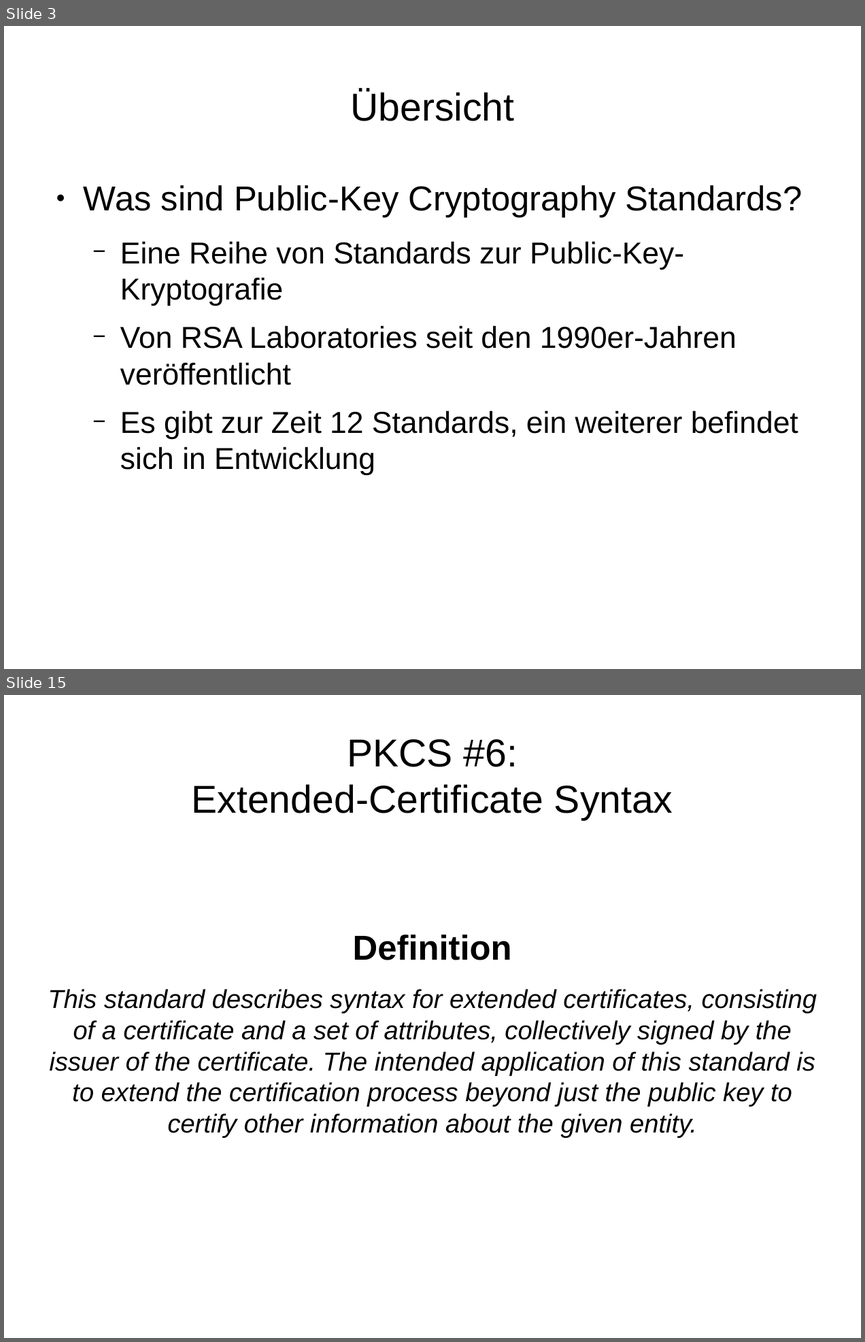
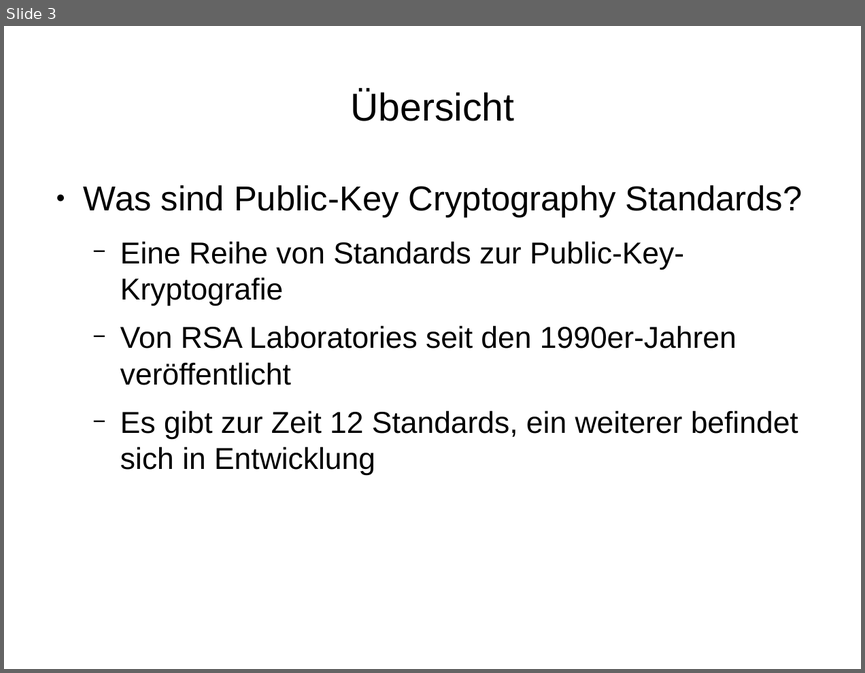
Before and after one commit to FFHS-Inf-2010-students/sa-krypt, a slide deck: pres/praesentation_0.2.odp. Shown one above the other, each under a label of ours: slides 3 and 15 before the commit, slide 3 after it; the slides between them are not shown. The pictures are 865x1342 and 865x673 pixels, drawn with LibreOffice and Linux fonts; fonts in the diff are those of the drawing. Boxes give left, top, right and bottom in pixels: in the first picture for what was removed or moved away, otherwise in the second. Text is boxed around its words. In the diff, an @@ line names an element or a change of style, - is before the commit and + after.

Commit message:
PKCS 6, 10 und 11 gekürzt
Habe meine Themen (6, 10, 11) auf je 4 Slides pro Thema gekürzt.

```diff
--- a/pres/praesentation_0.2.odp
+++ b/pres/praesentation_0.2.odp
@@ slide 15 removed at (4, 695, 861, 1338), background #FFFFFF @@
@@ title removed at (192, 739, 673, 820) @@
-PKCS #6:
-Extended-Certificate Syntax
@@ subtitle removed at (48, 934, 817, 1138) @@
-Definition
-This standard describes syntax for extended certificates, consisting of a certificate and a set of attributes, collectively signed by the issuer of the certificate. The intended application of this standard is to extend the certification process beyond just the public key to certify other information about the given entity.
```
Also in this commit, not shown: 44 slides changed, 10 other slides removed.
